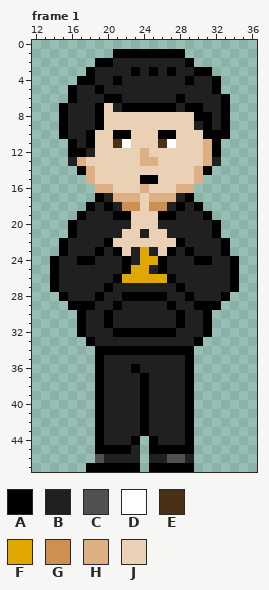
Two states of a pixel-art file, assets/characters/jared.aseprite. Above is the file before it was changed.
48x48 pixels, 1 frame. Shown: frame 1: x 12..36, y 0..47. The commit also changed other frames, which this record leaves out.
Visible layers, top first: "Layer 8", "Layer 7 Copy", "Layer 3 Copy", "Layer 5".
Palette (. is transparent): A #000000  B #202020  C #505050  D #ffffff  E #4a3015  F #dfa700  G #cd9051  H #dcb083  J #ead0b5
Pixels before, frame 1, first column x 14:
 1 .......AAAAAAAA......
 2 .....AABBBBBBBBA.....
 3 ....ABBBBABABABBAA...
 4 ...AABBABBBBBBBABBA..
 5 ..ABBABBBBBBBBBBBBA..
 6 ..ABBBAABBBBBBABBBBA.
 7 .ABBBAJBAAAAAABAABBA.
 8 .ABBBAJJJJJJJJJJAABA.
 9 .ABBBAJJJJJJJJJJBABA.
10 .ABBAJJAAJJJAAJJJAAA.
11 ..ABAJJEDJJJEDJJJHA..
12 ..AABJJJJJHJJJJJJHA..
13 ..BHJJJJJJHHJJJJJHB..
14 ...AHJJJJJJJJJJJHA...
15 ....HJJJJJAAJJJJH....
16 .....HHJJJHJJJHH.....
17 .....ABHHHJHHHBA.....
18 ....ABABGGJGGBABA....
19 ...ABBBAAJJJAABBBA...
20 ..ABBBBBBJJJBBBBBBA..
21 ..ABBBBBJJBJJBBBBBA..
22 .ABBBBAJJJJJJJABBBBA.
23 .ABBBABAJBFBJABABBBA.
24 ABBAABBBABFFABBBAABBA
25 ABBBBBBBAFFBABBBBBBBA
26 ABBBBBBAFFFFFABBBBBBA
27 ABBBBBABBBBBBBABBBBBA
28 .ABBBABBAAAAABBABBBA.
29 ..AAABBABBBBBABBAAA..
30 ...ABBABBBBBBBABBA...
31 ...ABBABBBBBBBABBA...
32 ...ABBBAAAAAAABBBA...
33 ....ABBBBBBBBBBBA....
34 .....AAAAAAAAAAA.....
35 .....ABBBBBBBBBA.....
36 .....ABBBABBBBBA.....
37 .....ABBBBABBBBA.....
38 .....ABBBBABBBBA.....
39 .....ABBBBABBBBA.....
40 .....ABBBBABBBBA.....
41 .....ABBBBABBBBA.....
42 .....ABBBBABBBBA.....
43 .....ABBBBABBBBA.....
44 .....ABBBA.ABBBA.....
45 .....AAAAB.AAAAA.....
46 .....CBBBB.BBCCB.....
47 ....AAAAAA.AAAAA.....
The result:
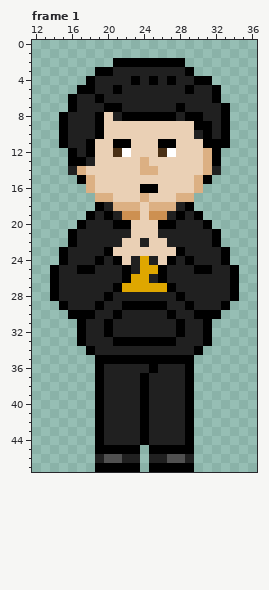
Edits made:
layer "Layer 5" now hidden
layer "Layer 3 Copy" now hidden
layer "Layer 7 Copy" now hidden
layer "Layer 8" now hidden
layer "Layer 9" added
Changed rows in their new state; - is an unchanged pixel.
Frame 1:
first column x 14:
 1 -------........------
 2 -----..AAAAAAAA.-----
 3 ----.AA--B-B-B-A..---
 4 ---.---B-A-A-A-BAA.--
 5 --.AAB-A-------A-----
 6 -----ABB------B---A.-
 7 -.A--BAABBBBBBABB----
 8 -------BAAAAAABA-B---
 9 ----------------A----
10 ----BA-JJ---JJ--B-B--
11 -AB----AA---AA---A-A-
12 ---BA--ED-J-ED-------
13 --AAB------J------A--
14 --BHJ-----HH----JHB--
15 ---A------JJ-----A---
16 ----HJJ---AA--JJH----
17 -----HHJJJHJJJHH-----
18 ----.ABHHH-HHHBA.----
19 ---.A-ABGG-GGBA-A.---
20 --.A---AA---AA---A.--
21 --------B-J-B--------
22 -.A---BB--B--BB---A.-
23 -----BAJ-JJJ-JAB-----
24 .A-BBA-AJ--BJA-ABB-A.
25 ---AA----B-F----AA---
26 -------BA--BAB-------
27 ------BAFFFFFAB------
28 AB---BA-BBBBB-AB---BA
29 -ABBBA-BAAAAAB-ABBBA-
30 --A-A-BA-----AB-A-A--
32 ------ABBBBBBBA------
33 ---AB--AAAAAAA--BA---
34 ----ABBBBBBBBBBBA----
35 ------AAAAAAAAA------
36 ---------B-A---------
first column x 18:
44 -----BAB
45 -----A--
46 -BCC----
47 .-------
Where, in picture pixels (left, top, right, bottom), the same in both pictures:
changed: (50, 49, 239, 373)
changed: (86, 436, 158, 472)
